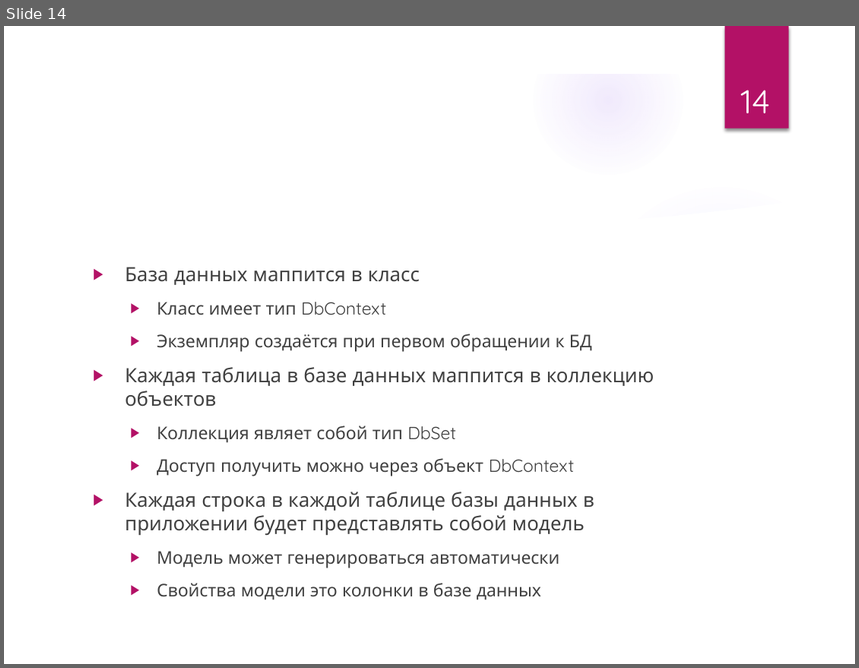
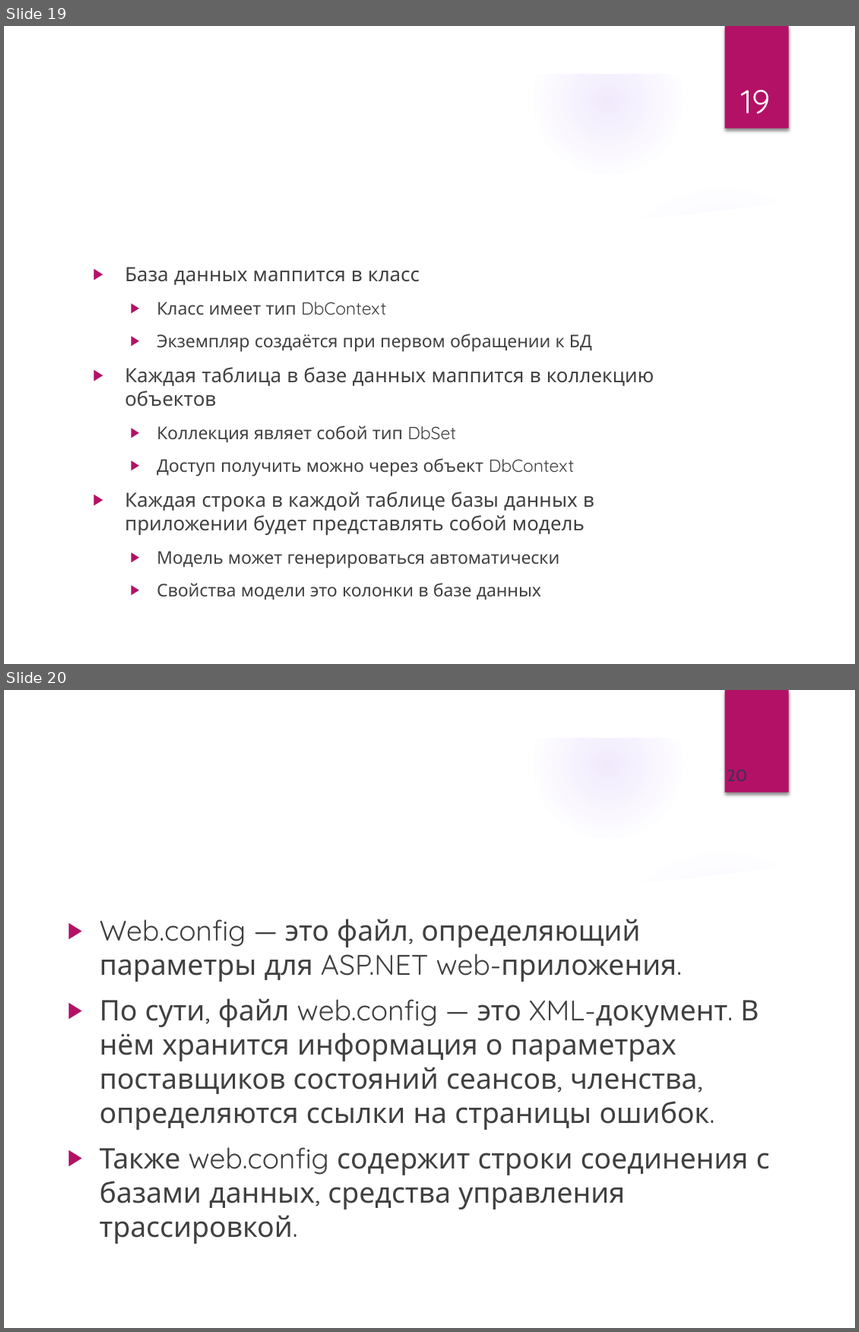
Before and after one commit to Alfredovec/LecturesDotNet, a slide deck: 04Connect.pptx. Shown one above the other, each under a label of ours: slide 14 before the commit, slides 19 and 20 after it. The pictures are 859x668 and 859x1332 pixels, drawn with LibreOffice and Linux fonts; fonts in the diff are those of the drawing; background and template pictures are left out. Boxes give left, top, right and bottom in pixels: in the first picture for what was removed or moved away, otherwise in the second. Text is boxed around its words. In the diff, an @@ line names an element or a change of style, - is before the commit and + after.

```diff
--- a/04Connect.pptx
+++ b/04Connect.pptx
@@ slide 20 added at [4,690,855,1328], background picture (left out); not listed: 9 template elements that a slide beside it also shows @@
@@ title added at [85,776,676,842], 32 pt, text #FFFFFF @@
+Web.config
@@ page number added at [727,769,747,781], 14 pt, text #3B3059 @@
+20
@@ text added at [100,919,770,1244], 24 pt, text #404040 @@
+▶ Web.config — это файл, определяющий параметры для ASP.NET web-приложения.
+▶ По сути, файл web.config — это XML-документ. В нём хранится информация о параметрах поставщиков состояний сеансов, членства, определяются ссылки на страницы ошибок.
+▶ Также web.config содержит строки соединения с базами данных, средства управления трассировкой.
@@ what was slide 14 is now slide 19 @@
@@ page number at [741,90,771,114]: text changed @@
-14
+19
```
Also in this commit, not shown: 6 slides changed, 8 other slides added, 1 slide removed, 9 other files.
